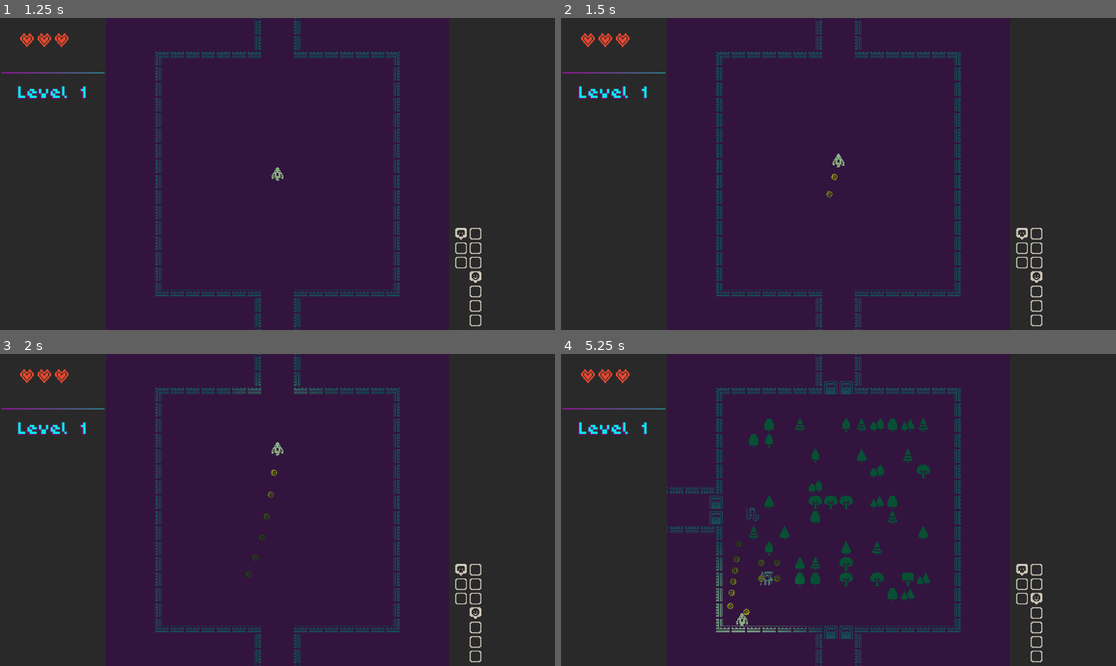
Above: before the commit, frames 1-4 (two rows, left to right).
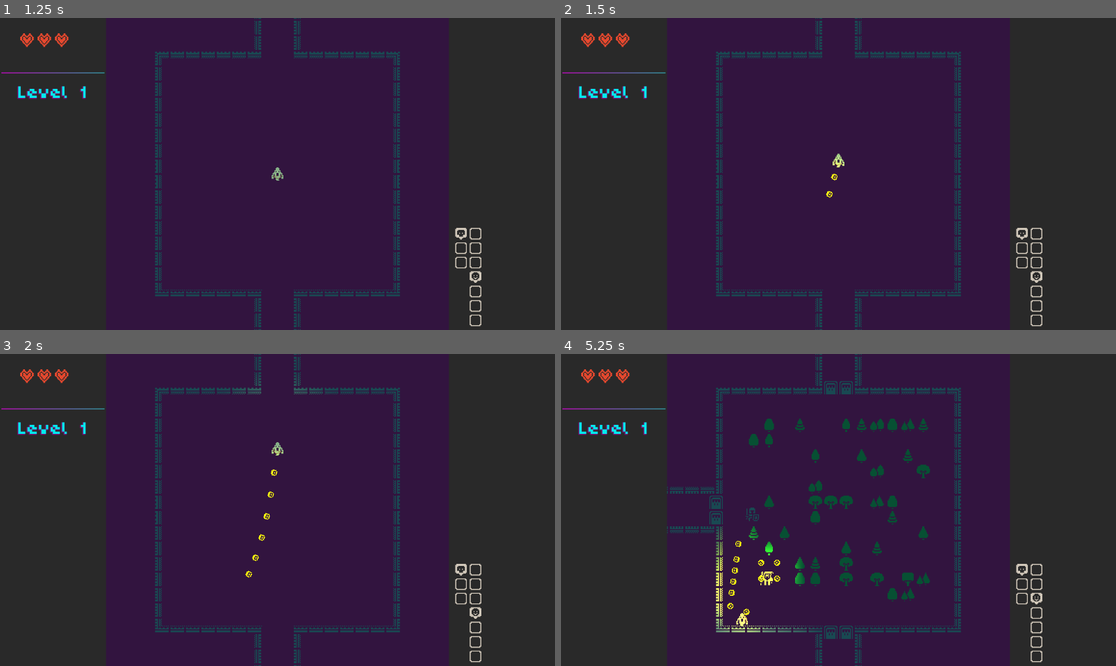
Above: after the commit, the same moments.

Repository: efredericks/gp-roguelite
Game: Godot game, scene res://scenes/menu.tscn
Two runs of this game, one before a commit and one after it. Both use one fixed random seed, a clock stepped at 60 frames per second and the inputs below. Sound files missing from this copy of the repository are replaced by a short silence.
Inputs (mouse positions are in pixels of both pictures, inside the frame that each line leads up to):
- Up to frame 1 (1.25 s): click "play" at 0.5 s
- Up to frame 2 (1.5 s): tap Enter at 1.25 s; move the mouse to (810, 236) at 1.27 s; press the mouse at (810, 236) at 1.28 s; hold W (move_up) from 1.28 s (still down)
- Up to frame 3 (2 s): keep holding W (move_up)
- Up to frame 4 (5.25 s): move the mouse to (1005, 556) at 2.02 s; release the mouse at (1005, 556) at 2.03 s; click (1005, 556) at 2.1 s; move the mouse to (672, 463) at 2.77 s; release W (move_up) at 2.78 s; press the mouse at (672, 463) at 2.78 s; hold A (move_left) 2.78-4.28 s; move the mouse to (866, 510) at 3.52 s; release the mouse at (866, 510) at 3.53 s; click (866, 510) at 3.6 s; move the mouse to (755, 432) at 4.27 s; press the mouse at (755, 432) at 4.28 s; hold S (move_down) 4.28-5.03 s; move the mouse to (960, 494) at 5.02 s; release the mouse at (960, 494) at 5.03 s; hold D (move_right) from 5.03 s (still down); click (960, 494) at 5.1 s

Frame 1 is identical in both runs. In frame 2, less than 0.1% of the frame differs, in the area x 47-52%, y 43-58%; in frame 3, 0.1%; in frame 4, 0.7%, in the area x 27-44%, y 55-90%.

Commit message:
hp reset

Diff:
--- a/scenes/projectiles/projectile.tscn
+++ b/scenes/projectiles/projectile.tscn
@@ -2,6 +2,7 @@
 
 [ext_resource type="Script" uid="uid://58ofkuft0qtp" path="res://scripts/projectile.gd" id="1_q3m7n"]
 [ext_resource type="Texture2D" uid="uid://xeimak4yjnks" path="res://assets/sprites/kenney_1bit_pack/colored-transparent_packed.png" id="2_softn"]
+[ext_resource type="Texture2D" uid="uid://wjb0xjrckv7s" path="res://assets/light_texture.tres" id="3_l3el7"]
 
 [sub_resource type="CircleShape2D" id="CircleShape2D_sugp2"]
 radius = 3.0
@@ -24,5 +25,9 @@
 one_shot = true
 autostart = true
 
+[node name="PointLight2D" type="PointLight2D" parent="." unique_id=858931248]
+color = Color(0.8189561, 0.80582637, 0, 1)
+texture = ExtResource("3_l3el7")
+
 [connection signal="body_entered" from="." to="." method="_on_body_entered"]
 [connection signal="timeout" from="Timer" to="." method="_on_timer_timeout"]
--- a/scripts/menu.gd
+++ b/scripts/menu.gd
@@ -4,4 +4,7 @@
 	get_tree().quit()
 
 func _on_play_button_pressed() -> void:
+	GameState.player_hp = GameState.player_base_hp
+	GameState.player_max_hp = GameState.player_base_hp
+
 	get_tree().change_scene_to_file("res://scenes/main.tscn")
--- a/scripts/room_generation.gd
+++ b/scripts/room_generation.gd
@@ -29,10 +29,10 @@
 	level_text.text = "Level %d" % GameState.current_level
 	_generate()
 
-	player.currHP = GameState.player_base_hp
-	player.maxHP = GameState.player_base_hp
-	GameState.player_hp = GameState.player_base_hp
-	GameState.player_max_hp = GameState.player_base_hp
+	#player.currHP = GameState.player_base_hp
+	#player.maxHP = GameState.player_base_hp
+	#GameState.player_hp = GameState.player_base_hp
+	#GameState.player_max_hp = GameState.player_base_hp
 
 	# debug
 	# for x in range(map_size):
